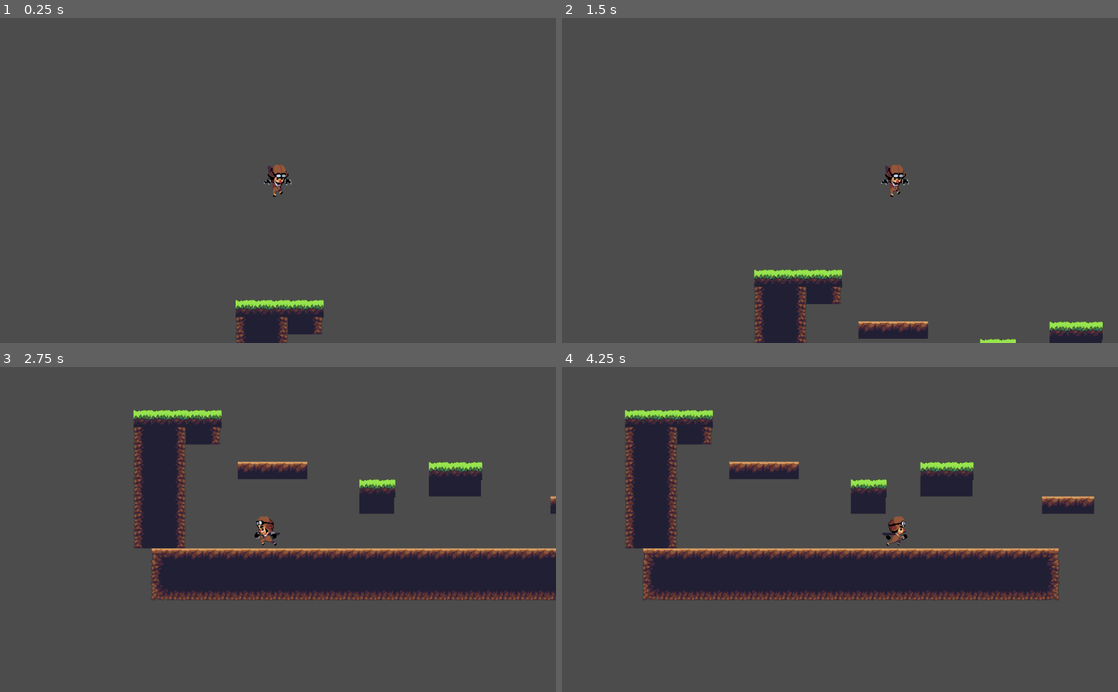
Above: before the commit, frames 1-4 (two rows, left to right).
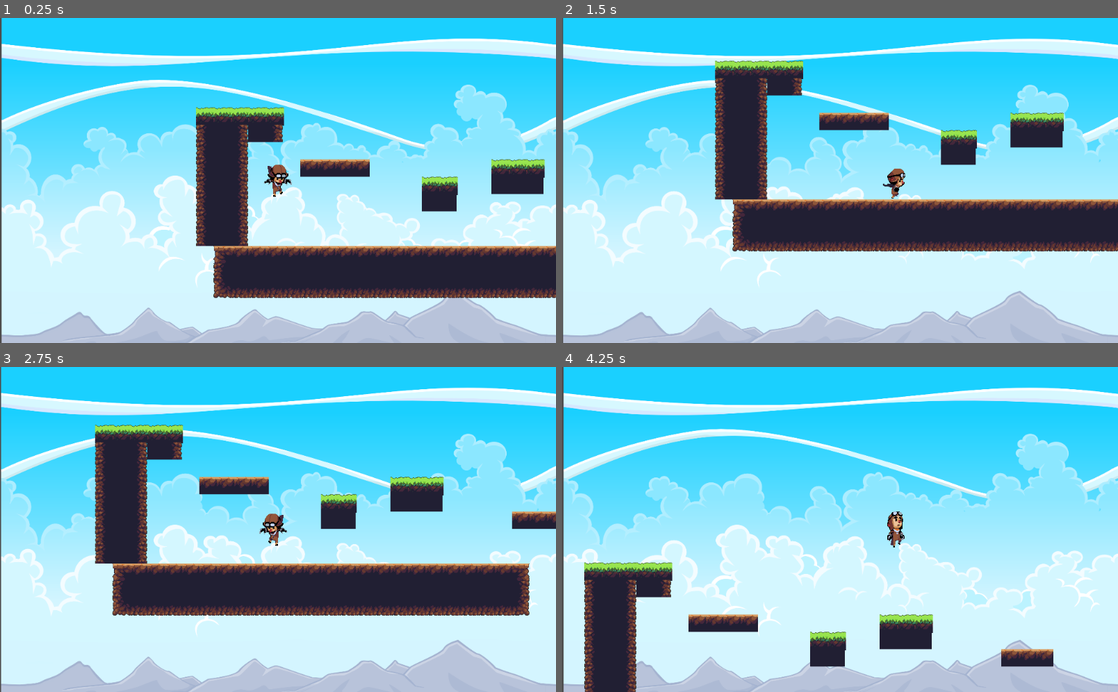
Above: after the commit, the same moments.

Repository: vishal-raj15/godot_game
Game: Godot game, scene res://world.tscn
Two runs of this game, one before a commit and one after it. Both use one fixed random seed, a clock stepped at 60 frames per second and the inputs below.
Inputs:
- Up to frame 1 (0.25 s): no input
- Up to frame 2 (1.5 s): hold Right (ui_right) from 0.53 s (still down); tap Up (ui_up) at 0.77 s
- Up to frame 3 (2.75 s): tap Up (ui_up) at 1.52 s; release Right (ui_right) at 2.03 s; hold Left (ui_left) from 2.03 s (still down)
- Up to frame 4 (4.25 s): release Left (ui_left) at 2.78 s; hold Right (ui_right) from 2.78 s (still down); tap Up (ui_up) at 3.02, 3.77 s

The runs differ from the first frame. In frame 1, 99% of the frame differs, in the area x 0-100%, y 0-100%; in frame 2, 100%; in frame 3, 95%; in frame 4, 99%.

Commit message:
sky and red fireball

Diff:
--- a/godot_pr/fireball.tscn
+++ b/godot_pr/fireball.tscn
@@ -17,27 +17,27 @@
 } ]
 
 [sub_resource type="RectangleShape2D" id=2]
-extents = Vector2( 38, 14 )
+extents = Vector2( 31, 5 )
 
 [node name="fireball" type="Area2D"]
 position = Vector2( -4, -6 )
 script = ExtResource( 7 )
 
 [node name="AnimatedSprite" type="AnimatedSprite" parent="."]
-position = Vector2( 16.3607, 1.01689 )
-scale = Vector2( 0.130315, 0.142303 )
+position = Vector2( 16.3607, 8.01687 )
+scale = Vector2( 0.130315, 0.0712372 )
 frames = SubResource( 1 )
 animation = "fire"
-frame = 4
+frame = 3
 speed_scale = 5.0
 playing = true
 flip_h = true
 
 [node name="CollisionShape2D" type="CollisionShape2D" parent="."]
-position = Vector2( 14, 4 )
+position = Vector2( 20, 10 )
 shape = SubResource( 2 )
 
 [node name="VisibilityNotifier2D" type="VisibilityNotifier2D" parent="."]
-position = Vector2( 14, 4 )
-scale = Vector2( 3.8, 1.4 )
+position = Vector2( 20, 10 )
+scale = Vector2( 3.2, 0.55 )
 [connection signal="screen_exited" from="VisibilityNotifier2D" to="." method="_on_VisibilityNotifier2D_screen_exited"]
--- a/godot_pr/world.tscn
+++ b/godot_pr/world.tscn
@@ -1,8 +1,9 @@
-[gd_scene load_steps=14 format=2]
+[gd_scene load_steps=15 format=2]
 
 [ext_resource path="res://KinematicBody2D.gd" type="Script" id=1]
 [ext_resource path="res://Sprites/Player/Idle0.png" type="Texture" id=2]
 [ext_resource path="res://Sprites/Player/Jump0.png" type="Texture" id=3]
+[ext_resource path="res://Sprites/sky/sky.png" type="Texture" id=4]
 [ext_resource path="res://Sprites/Player/Jump4.png" type="Texture" id=6]
 [ext_resource path="res://Sprites/Player/Run0.png" type="Texture" id=7]
 [ext_resource path="res://Sprites/Player/Run1.png" type="Texture" id=8]
@@ -34,7 +35,7 @@
 "name": "jump",
 "speed": 5.0
 }, {
-"frames": [ ExtResource( 9 ), ExtResource( 8 ), ExtResource( 10 ) ],
+"frames": [  ],
 "loop": true,
 "name": "shoot",
 "speed": 5.0
@@ -49,7 +50,7 @@
 }
 
 [node name="player" type="KinematicBody2D" parent="."]
-position = Vector2( 174.325, -131.892 )
+position = Vector2( 246.77, 223.424 )
 scale = Vector2( -1.16811, 1.08661 )
 script = ExtResource( 1 )
 __meta__ = {
@@ -75,6 +76,17 @@
 [node name="Position2D" type="Position2D" parent="player"]
 position = Vector2( -20, 0 )
 
+[node name="ParallaxBackground" type="ParallaxBackground" parent="player"]
+
+[node name="ParallaxLayer" type="ParallaxLayer" parent="player/ParallaxBackground"]
+motion_offset = Vector2( 0.1, 0.1 )
+motion_mirroring = Vector2( 1, 1 )
+
+[node name="Sprite" type="Sprite" parent="player/ParallaxBackground/ParallaxLayer"]
+position = Vector2( 698.881, 349.651 )
+scale = Vector2( 0.492209, 0.458967 )
+texture = ExtResource( 4 )
+
 [node name="TileMap" type="TileMap" parent="."]
 tile_set = ExtResource( 13 )
 cell_size = Vector2( 32, 32 )
Binary file changed: godot_pr/Sprites/fire/1.png
Binary file changed: godot_pr/Sprites/fire/2.png
Binary file changed: godot_pr/Sprites/fire/3.png
Binary file changed: godot_pr/Sprites/fire/4.png
Binary file changed: godot_pr/Sprites/fire/5.png
Binary file changed: godot_pr/Sprites/fire/6.png
Binary file added: godot_pr/Sprites/sky/sky.png
Not shown, added: godot_pr/Sprites/sky/sky.png.import
